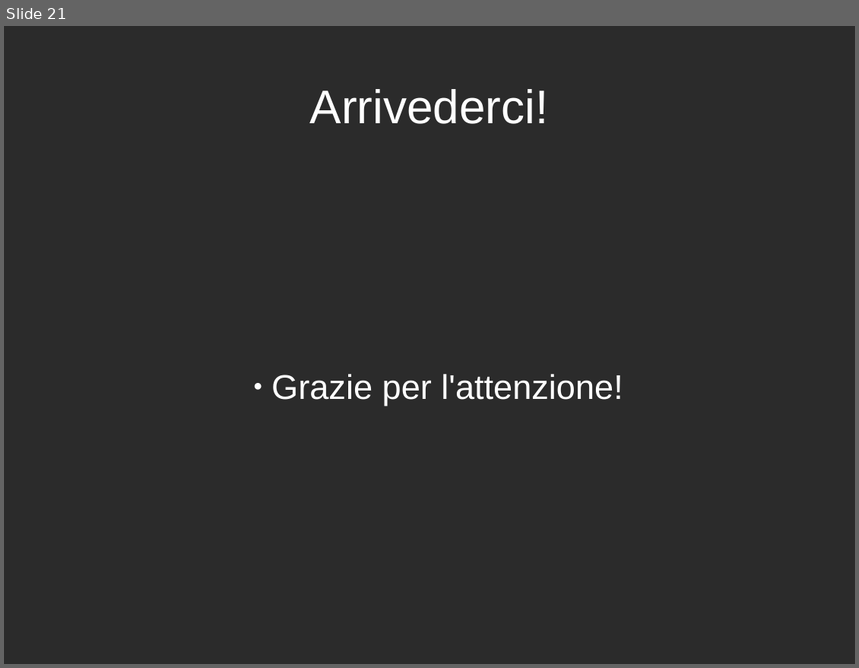
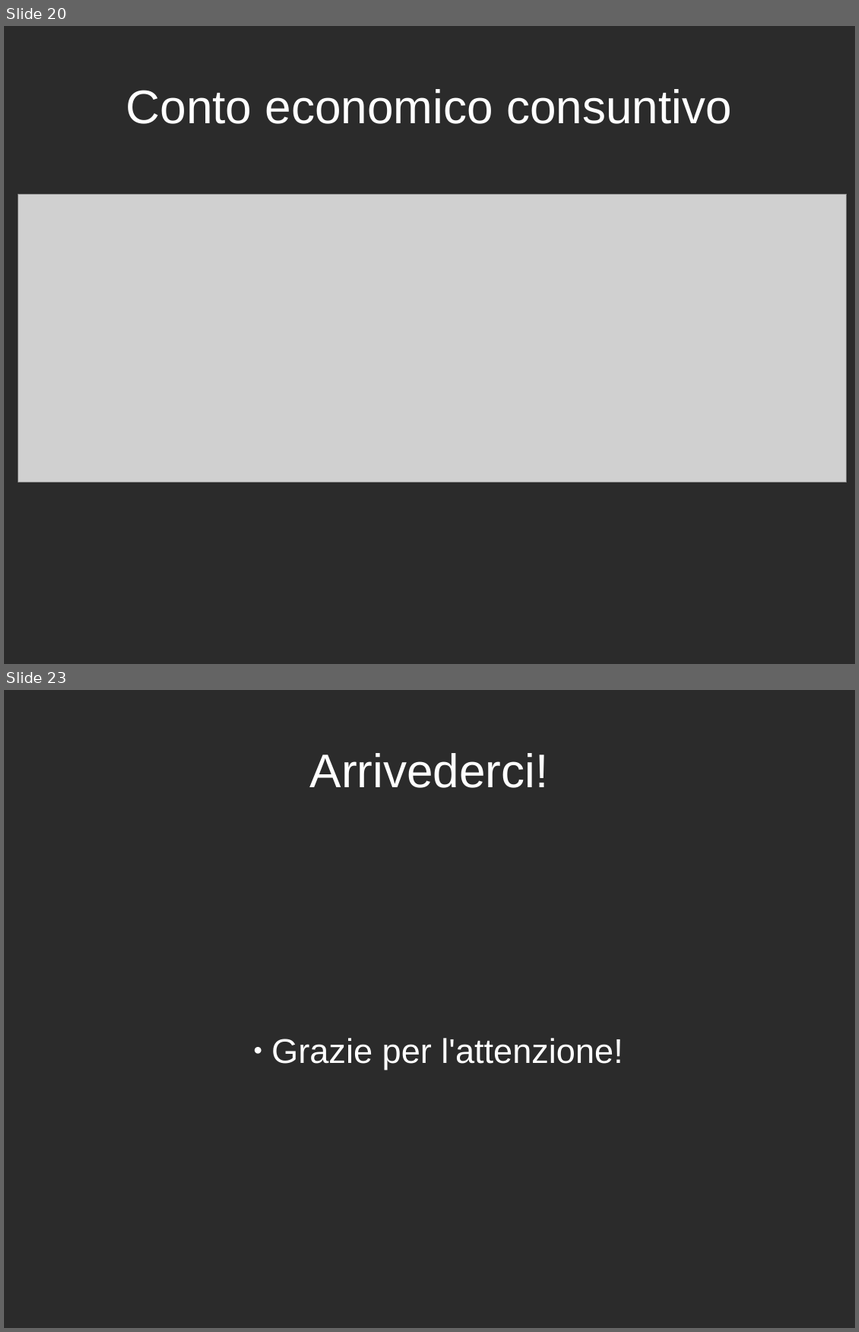
Before and after one commit to danybony/sigem, a slide deck: doc/RPP/presentazione.odp. Shown one above the other, each under a label of ours: slide 21 before the commit, slides 20 and 23 after it; the slides between them are not shown. The pictures are 859x668 and 859x1332 pixels, drawn with LibreOffice and Linux fonts; fonts in the diff are those of the drawing; grey boxes stand for pictures; background and template pictures are left out; a plain dark background stands for a picture behind light text. Boxes give left, top, right and bottom in pixels: in the first picture for what was removed or moved away, otherwise in the second. Text is boxed around its words. In the diff, an @@ line names an element or a change of style, - is before the commit and + after.

```diff
--- a/doc/RPP/presentazione.odp
+++ b/doc/RPP/presentazione.odp
@@ slide 20 added at [4, 26, 855, 664], background picture (left out) @@
@@ title added at [126, 89, 732, 124], 44 pt, text #FFFFFF @@
+Conto economico consuntivo
@@ picture added at [18, 195, 848, 483] @@
@@ what was slide 21 is now slide 23 @@
```
Also in this commit, not shown: 3 slides changed, 4 other slides added, 3 slides removed.
